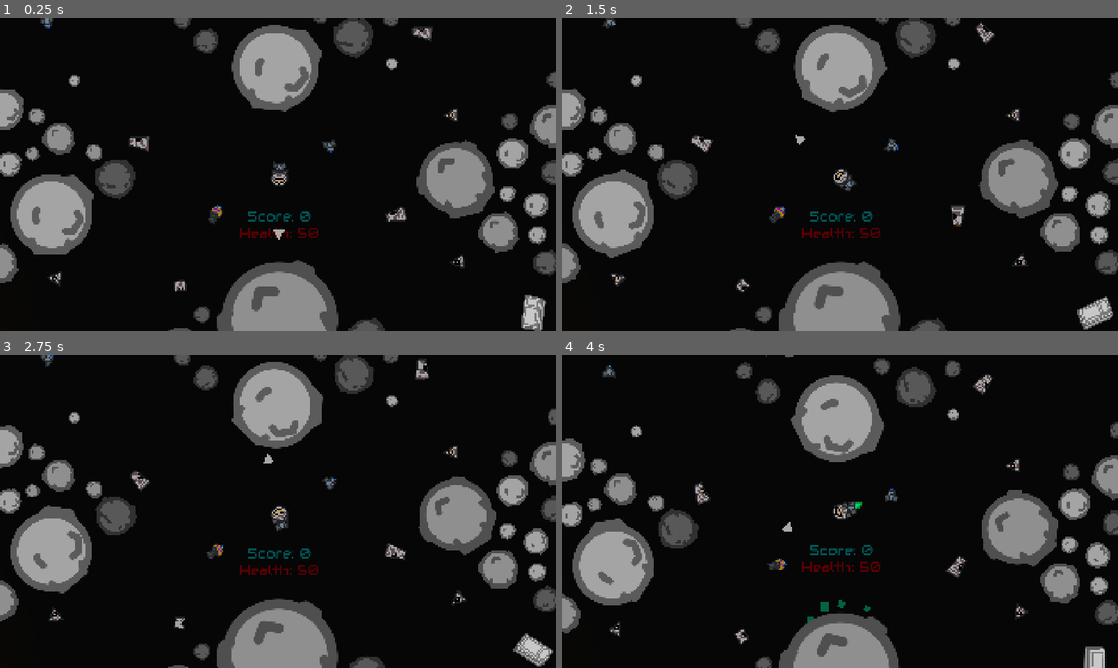
Above: before the commit, frames 1-4 (two rows, left to right).
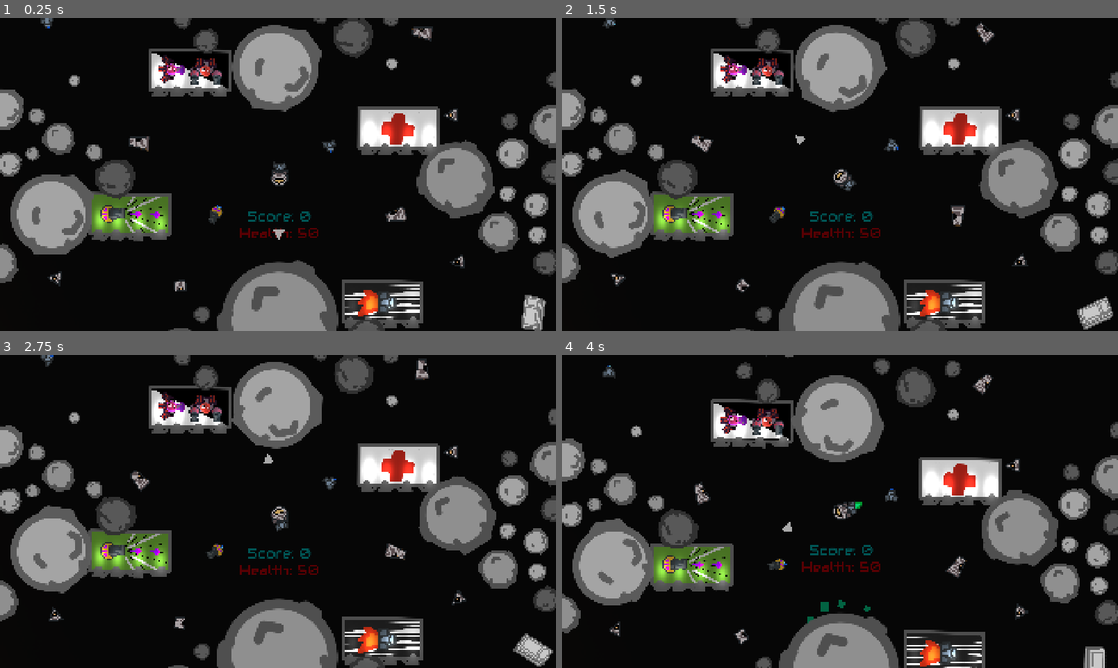
Above: after the commit, the same moments.

Repository: Leeway001Write/melonJam6
Game: Godot game, scene res://Levels/world.tscn
Same seed, same stepped clock (60 frames per second), same inputs: the game is played once before the commit and once after it.
Inputs:
- Up to frame 1 (0.25 s): no input
- Up to frame 2 (1.5 s): hold D (right) 0.53-1.28 s; tap R (destroy, bound only after the commit) at 0.6 s; hold A (left) from 1.28 s (still down); tap Space (fire) at 1.35 s
- Up to frame 3 (2.75 s): tap R (destroy, bound only after the commit) at 1.55, 2.1 s; release A (left) at 2.03 s; hold D (right) from 2.03 s (still down)
- Up to frame 4 (4 s): release D (right) at 2.78 s; hold W (forward) 2.78-3.53 s; tap R (destroy, bound only after the commit) at 2.85, 3.8 s; hold A (left) from 3.53 s (still down); hold Space (fire) from 3.53 s (still down)

The runs differ from the first frame. In frame 1, 7.6% of the frame differs, in the area x 15-80%, y 9-100%; in frame 2, 7.6%; in frame 3, 7.6%; in frame 4, 7.2%.

Commit message:
Changed the signs and made R key destroy the components attached

Diff:
--- a/escape-from-greenland/Prefabs/Quads/q5.tscn
+++ b/escape-from-greenland/Prefabs/Quads/q5.tscn
@@ -9,6 +9,8 @@
 [ext_resource type="PackedScene" uid="uid://brh3sg71u08ag" path="res://Prefabs/junk/fridge.tscn" id="7_31083"]
 [ext_resource type="PackedScene" uid="uid://c5k803o78b381" path="res://Prefabs/asteroid.tscn" id="7_aebji"]
 [ext_resource type="PackedScene" uid="uid://cxc1c084anagj" path="res://Prefabs/junk/controller.tscn" id="8_c8umy"]
+[ext_resource type="Texture2D" uid="uid://l5vls0kk0o1k" path="res://Art/signs.png" id="10_31083"]
+[ext_resource type="Texture2D" uid="uid://dtsi86ifm8fag" path="res://Art/light-texture.png" id="11_c8umy"]
 
 [node name="Q5" type="Node2D"]
 
@@ -258,3 +260,115 @@
 [node name="Art" type="Node2D" parent="."]
 
 [node name="Background" type="Node2D" parent="Art"]
+
+[node name="Sign 1" type="Sprite2D" parent="Art/Background"]
+z_index = -5
+position = Vector2(-1037, 274)
+scale = Vector2(0.481515, 0.481515)
+texture = ExtResource("10_31083")
+region_enabled = true
+region_rect = Rect2(15.4452, 74.3732, 1339.56, 765.466)
+
+[node name="PointLight2D" type="PointLight2D" parent="Art/Background/Sign 1"]
+position = Vector2(-436.123, 139.144)
+scale = Vector2(1.66838, 2.87763)
+texture = ExtResource("11_c8umy")
+
+[node name="PointLight2D2" type="PointLight2D" parent="Art/Background/Sign 1"]
+position = Vector2(-191.064, 151.605)
+scale = Vector2(1.66838, 2.87763)
+texture = ExtResource("11_c8umy")
+
+[node name="PointLight2D3" type="PointLight2D" parent="Art/Background/Sign 1"]
+position = Vector2(122.53, 166.142)
+scale = Vector2(1.66838, 2.87763)
+texture = ExtResource("11_c8umy")
+
+[node name="PointLight2D4" type="PointLight2D" parent="Art/Background/Sign 1"]
+position = Vector2(425.74, 201.447)
+scale = Vector2(1.66838, 2.87763)
+texture = ExtResource("11_c8umy")
+
+[node name="Sign 2" type="Sprite2D" parent="Art/Background"]
+z_index = -5
+position = Vector2(-621, -722)
+scale = Vector2(0.481515, 0.481515)
+texture = ExtResource("10_31083")
+region_enabled = true
+region_rect = Rect2(15.4452, 839.839, 1339.56, 768.028)
+
+[node name="PointLight2D" type="PointLight2D" parent="Art/Background/Sign 2"]
+position = Vector2(-436.123, 139.144)
+scale = Vector2(1.66838, 2.87763)
+texture = ExtResource("11_c8umy")
+
+[node name="PointLight2D2" type="PointLight2D" parent="Art/Background/Sign 2"]
+position = Vector2(-191.064, 151.605)
+scale = Vector2(1.66838, 2.87763)
+texture = ExtResource("11_c8umy")
+
+[node name="PointLight2D3" type="PointLight2D" parent="Art/Background/Sign 2"]
+position = Vector2(122.53, 166.142)
+scale = Vector2(1.66838, 2.87763)
+texture = ExtResource("11_c8umy")
+
+[node name="PointLight2D4" type="PointLight2D" parent="Art/Background/Sign 2"]
+position = Vector2(425.74, 201.447)
+scale = Vector2(1.66838, 2.87763)
+texture = ExtResource("11_c8umy")
+
+[node name="Sign 3" type="Sprite2D" parent="Art/Background"]
+z_index = -5
+position = Vector2(707, 867)
+scale = Vector2(0.481515, 0.481515)
+texture = ExtResource("10_31083")
+region_enabled = true
+region_rect = Rect2(1475.6, 880.869, 1344.99, 726.998)
+
+[node name="PointLight2D" type="PointLight2D" parent="Art/Background/Sign 3"]
+position = Vector2(-436.123, 139.144)
+scale = Vector2(1.66838, 2.87763)
+texture = ExtResource("11_c8umy")
+
+[node name="PointLight2D2" type="PointLight2D" parent="Art/Background/Sign 3"]
+position = Vector2(-191.064, 151.605)
+scale = Vector2(1.66838, 2.87763)
+texture = ExtResource("11_c8umy")
+
+[node name="PointLight2D3" type="PointLight2D" parent="Art/Background/Sign 3"]
+position = Vector2(122.53, 166.142)
+scale = Vector2(1.66838, 2.87763)
+texture = ExtResource("11_c8umy")
+
+[node name="PointLight2D4" type="PointLight2D" parent="Art/Background/Sign 3"]
+position = Vector2(425.74, 201.447)
+scale = Vector2(1.66838, 2.87763)
+texture = ExtResource("11_c8umy")
+
+[node name="Sign 4" type="Sprite2D" parent="Art/Background"]
+z_index = -5
+position = Vector2(823, -318)
+scale = Vector2(0.481515, 0.481515)
+texture = ExtResource("10_31083")
+region_enabled = true
+region_rect = Rect2(1475.6, 121.935, 1344.99, 758.934)
+
+[node name="PointLight2D" type="PointLight2D" parent="Art/Background/Sign 4"]
+position = Vector2(-436.123, 139.144)
+scale = Vector2(1.66838, 2.87763)
+texture = ExtResource("11_c8umy")
+
+[node name="PointLight2D2" type="PointLight2D" parent="Art/Background/Sign 4"]
+position = Vector2(-191.064, 151.605)
+scale = Vector2(1.66838, 2.87763)
+texture = ExtResource("11_c8umy")
+
+[node name="PointLight2D3" type="PointLight2D" parent="Art/Background/Sign 4"]
+position = Vector2(122.53, 166.142)
+scale = Vector2(1.66838, 2.87763)
+texture = ExtResource("11_c8umy")
+
+[node name="PointLight2D4" type="PointLight2D" parent="Art/Background/Sign 4"]
+position = Vector2(425.74, 201.447)
+scale = Vector2(1.66838, 2.87763)
+texture = ExtResource("11_c8umy")
--- a/escape-from-greenland/Scripts/component.gd
+++ b/escape-from-greenland/Scripts/component.gd
@@ -25,6 +25,9 @@
 		#trigger.get_child(0).disabled = true
 
 func _physics_process(delta: float) -> void:
+	if Input.is_action_just_pressed("destroy") and not initial and attached:
+		queue_free()
+		get_tree().get_first_node_in_group('Cam').shake()
 	if not attached:
 		rotate(deg_to_rad(rot_speed))
 		move_and_slide()
--- a/escape-from-greenland/project.godot
+++ b/escape-from-greenland/project.godot
@@ -46,19 +46,16 @@
 forward={
 "deadzone": 0.2,
 "events": [Object(InputEventKey,"resource_local_to_scene":false,"resource_name":"","device":-1,"window_id":0,"alt_press …(192 unchanged characters)…
-, Object(InputEventJoypadButton,"resource_local_to_scene":false,"resource_name":"","device":-1,"button_index":0,"pressure":0.0,"pressed":true,"script":null)
 ]
 }
 left={
 "deadzone": 0.2,
 "events": [Object(InputEventKey,"resource_local_to_scene":false,"resource_name":"","device":-1,"window_id":0,"alt_press …(191 unchanged characters)…
-, Object(InputEventJoypadMotion,"resource_local_to_scene":false,"resource_name":"","device":-1,"axis":0,"axis_value":-1.0,"script":null)
 ]
 }
 right={
 "deadzone": 0.2,
 "events": [Object(InputEventKey,"resource_local_to_scene":false,"resource_name":"","device":-1,"window_id":0,"alt_press …(192 unchanged characters)…
-, Object(InputEventJoypadMotion,"resource_local_to_scene":false,"resource_name":"","device":-1,"axis":0,"axis_value":1.0,"script":null)
 ]
 }
 DestroyTest={
@@ -71,6 +68,11 @@
 "events": [Object(InputEventKey,"resource_local_to_scene":false,"resource_name":"","device":-1,"window_id":0,"alt_press …(191 unchanged characters)…
 ]
 }
+destroy={
+"deadzone": 0.2,
+"events": [Object(InputEventKey,"resource_local_to_scene":false,"resource_name":"","device":-1,"window_id":0,"alt_pressed":false,"shift_pressed":false,"ctrl_pressed":false,"meta_pressed":false,"pressed":false,"keycode":0,"physical_keycode":82,"key_label":0,"unicode":114,"location":0,"echo":false,"script":null)
+]
+}
 
 [rendering]
 
Not shown: 1 places in escape-from-greenland/Prefabs/Quads/q5.tscn that only renumber resources
